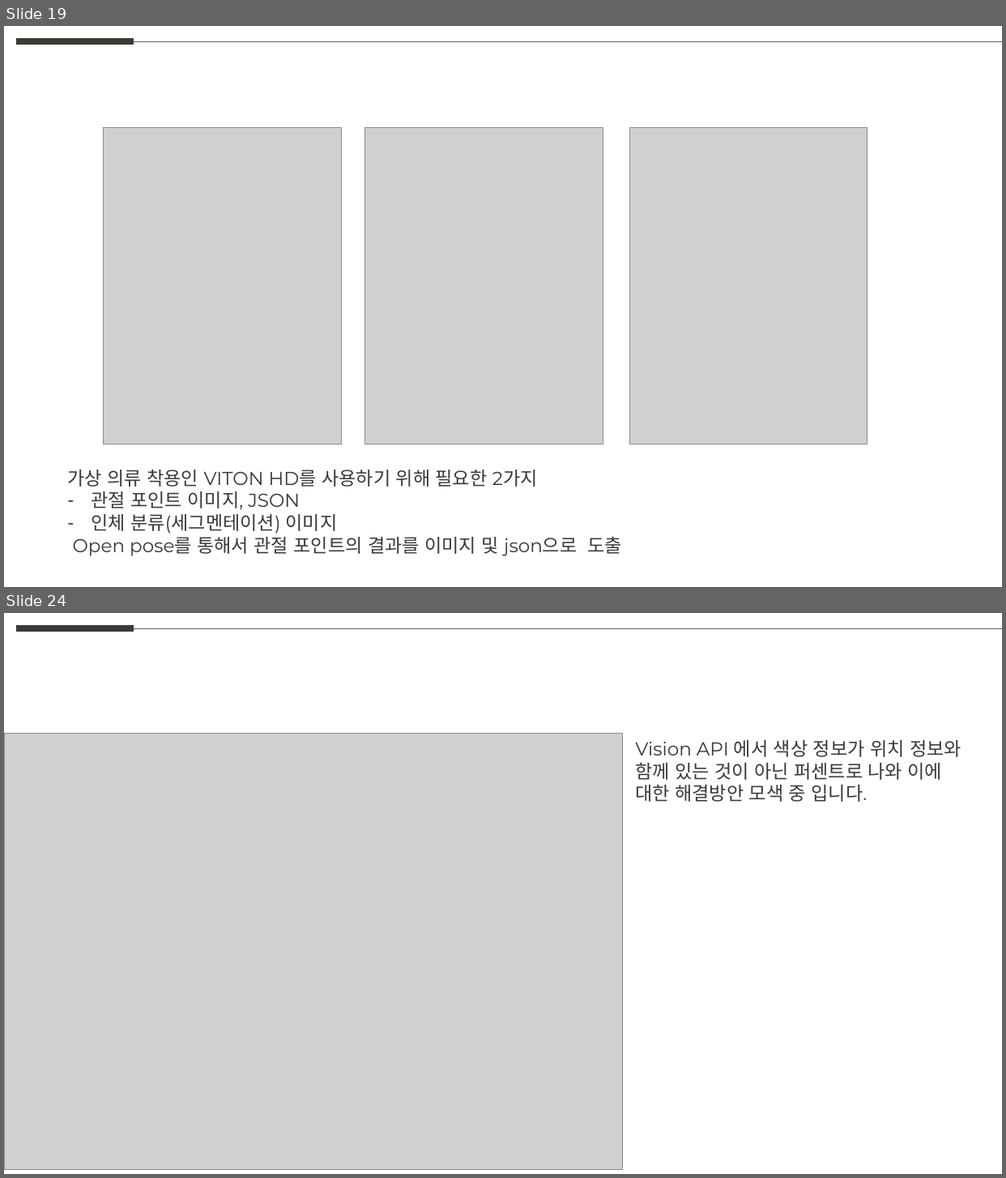
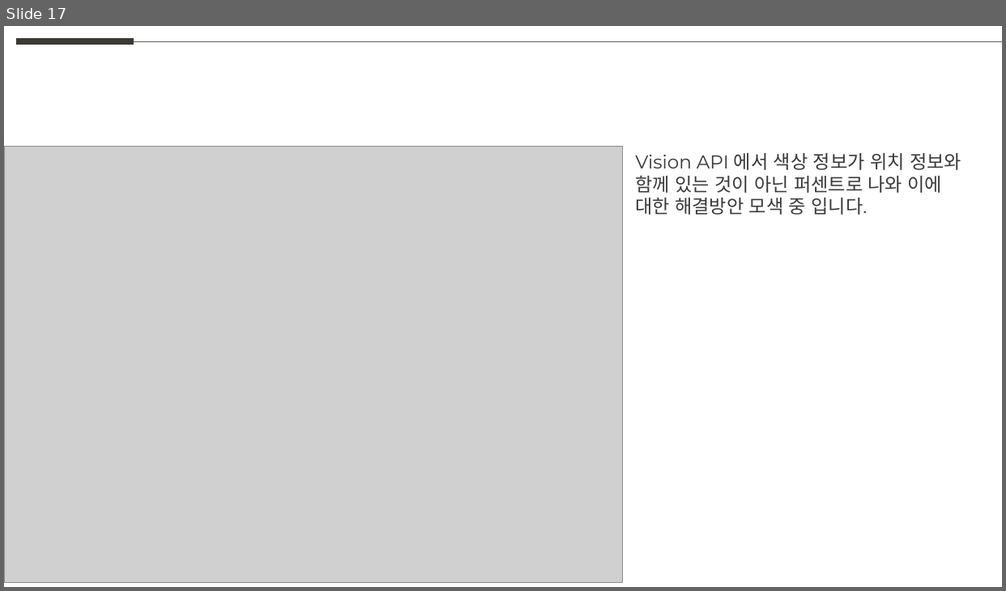
Before and after one commit to weaknessHero/Project_AvatarS, a slide deck: 발표자료/PPT_230727.pptx. Shown one above the other, each under a label of ours: slides 19 and 24 before the commit, slide 17 after it; the slides between them are not shown. The pictures are 1006x1178 and 1006x591 pixels, drawn with LibreOffice and Linux fonts; fonts in the diff are those of the drawing; grey boxes stand for pictures. Boxes give left, top, right and bottom in pixels: in the first picture for what was removed or moved away, otherwise in the second. Text is boxed around its words. In the diff, an @@ line names an element or a change of style, - is before the commit and + after.

```diff
--- a/발표자료/PPT_230727.pptx
+++ b/발표자료/PPT_230727.pptx
@@ slide 19 removed at (4, 26, 1002, 587), background #FFFFFF @@
@@ line removed from (17, 41) to (134, 41) @@
@@ line removed from (134, 41) to (1002, 41) @@
@@ picture removed at (104, 127, 342, 445) @@
@@ picture removed at (364, 127, 603, 445) @@
@@ picture removed at (630, 127, 868, 445) @@
@@ text removed at (68, 470, 622, 557) @@
-가상 의류 착용인 VITON HD를 사용하기 위해 필요한 2가지
-– 관절 포인트 이미지, JSON
-– 인체 분류(세그멘테이션) 이미지
-Open pose를 통해서 관절 포인트의 결과를 이미지 및 json으로 도출
@@ what was slide 24 is now slide 17 @@
```
Also in this commit, not shown: 2 slides changed, 3 slides added, 6 other slides removed, 4 other files.
